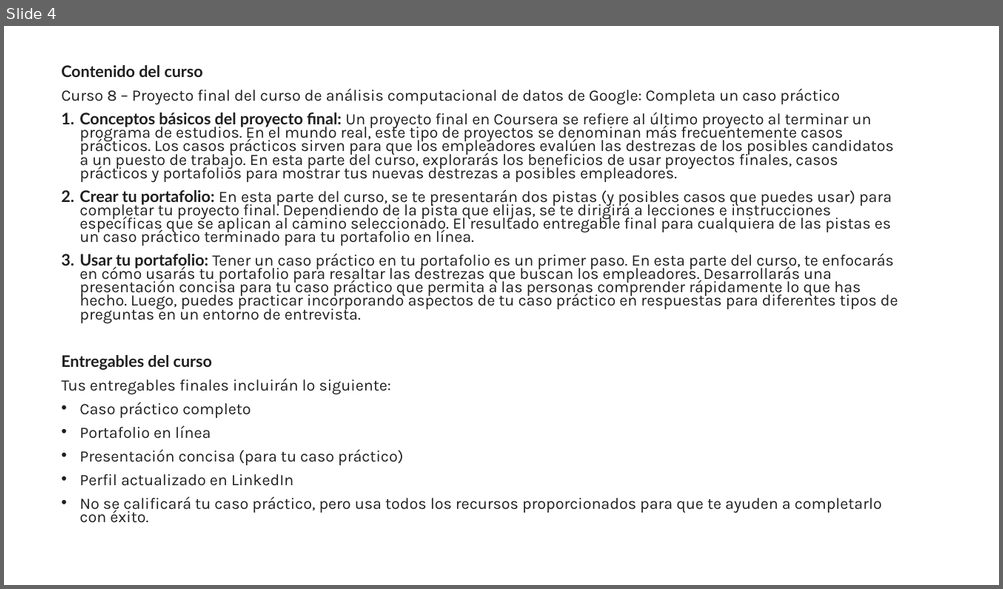
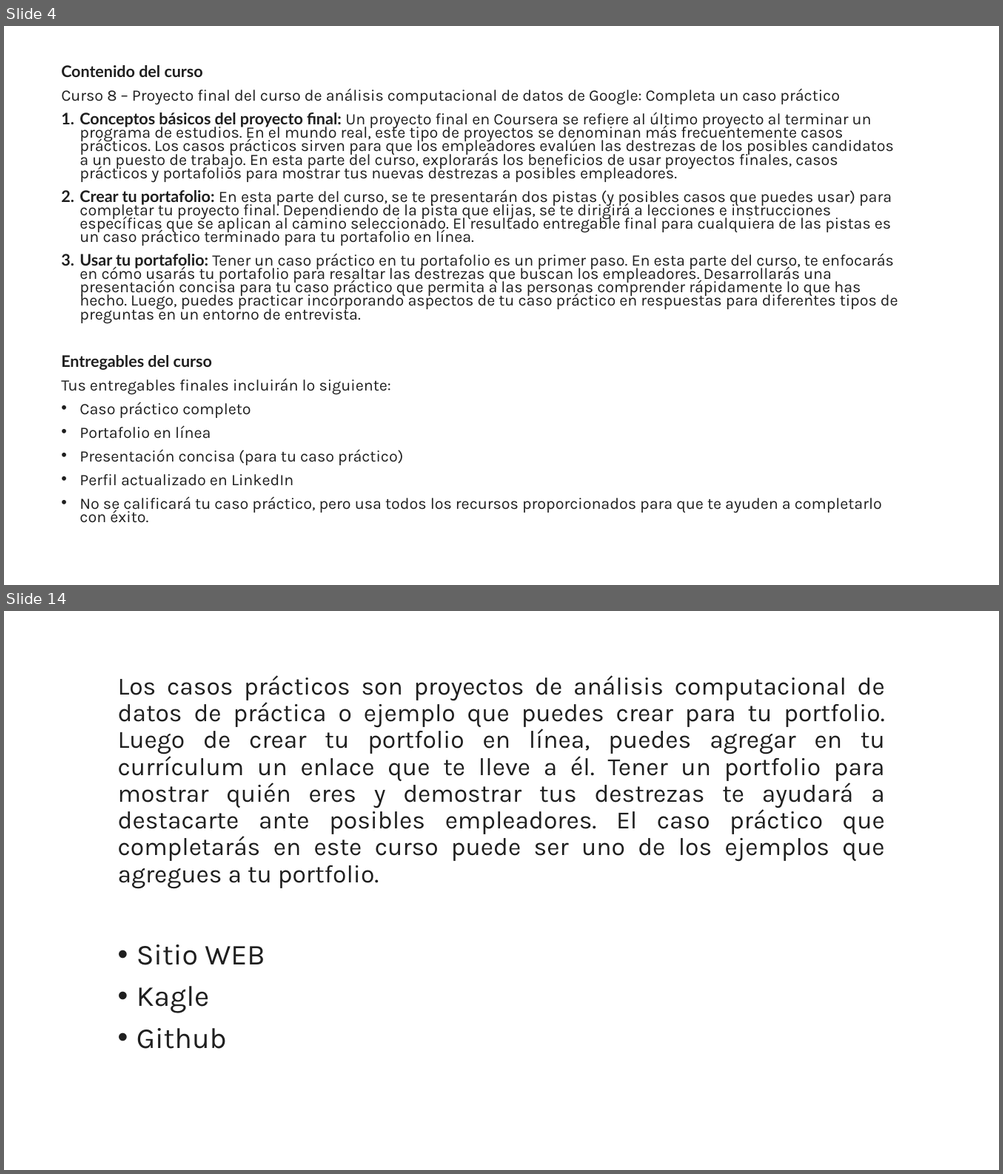
Before and after one commit to megath12/Data_Analysis_Google, a slide deck: 8_análisis_computacional_de_datos_caso_práctico .pptx. Shown one above the other, each under a label of ours: slide 4 before the commit, slides 4 and 14 after it; the slides between them are not shown. The pictures are 1003x589 and 1003x1174 pixels, drawn with LibreOffice and Linux fonts; fonts in the diff are those of the drawing. Boxes give left, top, right and bottom in pixels: in the first picture for what was removed or moved away, otherwise in the second. Text is boxed around its words. In the diff, an @@ line names an element or a change of style, - is before the commit and + after.

```diff
--- a/8_análisis_computacional_de_datos_caso_práctico .pptx
+++ b/8_análisis_computacional_de_datos_caso_práctico .pptx
@@ slide 14 added at <box>4,611,999,1170</box>, background #FFFFFF @@
@@ text added at <box>118,675,885,1049</box>, 24 pt, text #1F1F1F @@
+Los casos prácticos son proyectos de análisis computacional de datos de práctica o ejemplo que puedes crear para tu portfolio. Luego de crear tu portfolio en línea, puedes agregar en tu currículum un enlace que te lleve a él. Tener un portfolio para mostrar quién eres y demostrar tus destrezas te ayudará a destacarte ante posibles empleadores. El caso práctico que completarás en este curso puede ser uno de los ejemplos que agregues a tu portfolio.
+• Sitio WEB
+• Kagle
+• Github
```
Also in this commit, not shown: 14 other slides added.
